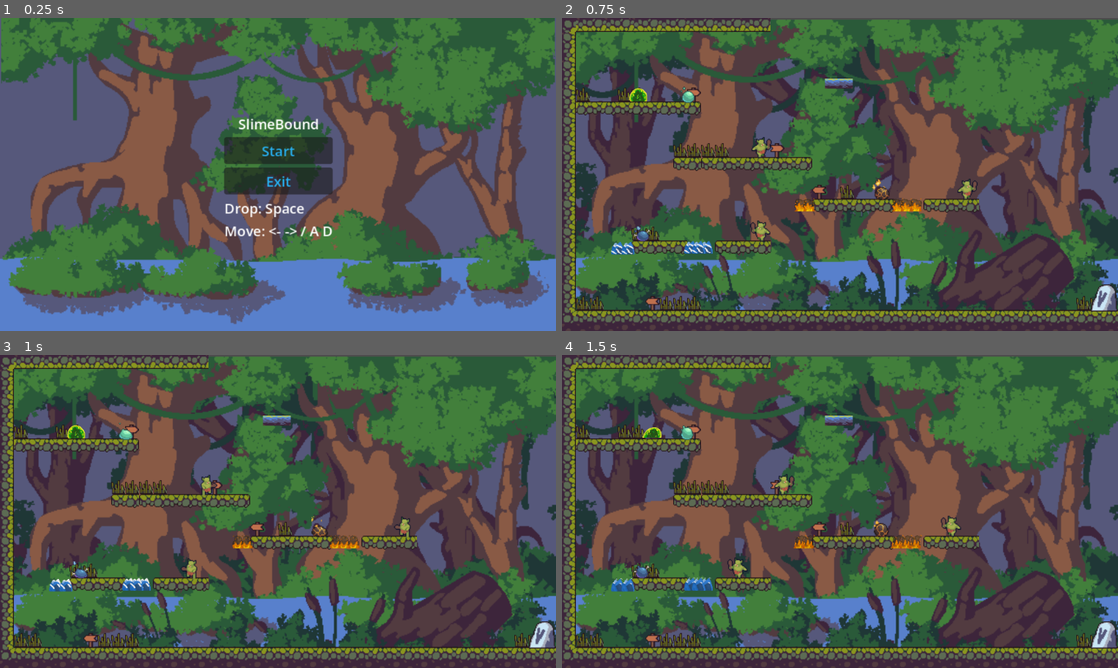
Above: before the commit, frames 1-4 (two rows, left to right).
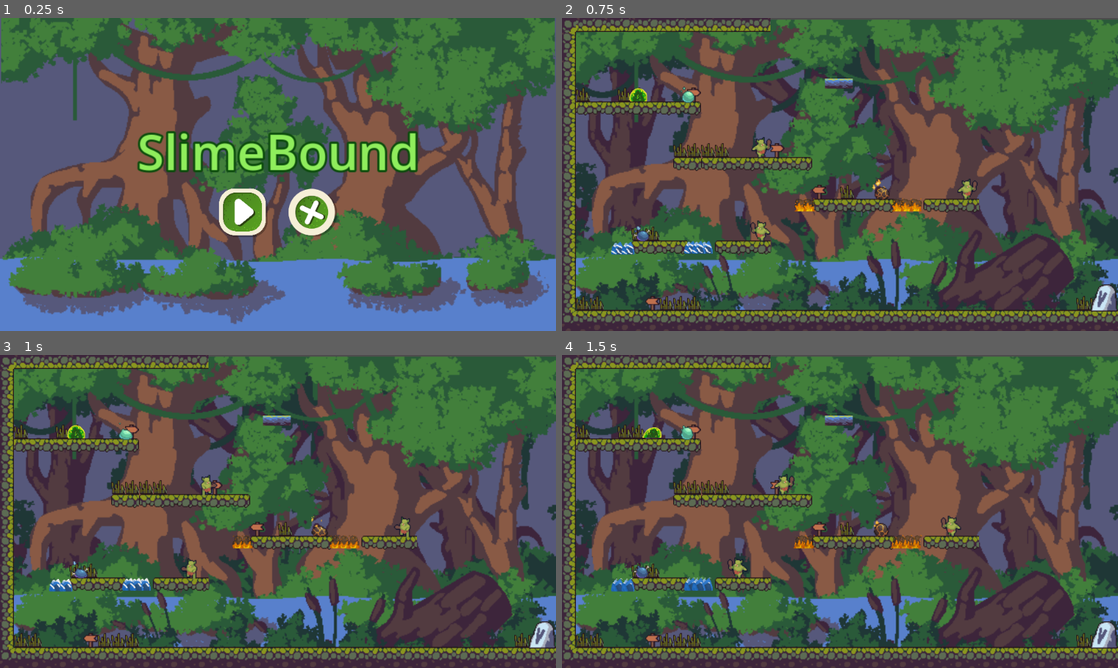
Above: after the commit, the same moments.

Repository: twilight-tech663/TDDD23_game_design
Game: Godot game, scene res://scenes/main.tscn
Two runs of this game, one before a commit and one after it. Both use one fixed random seed, a clock stepped at 60 frames per second and the inputs below.
Inputs (mouse positions are in pixels of both pictures, inside the frame that each line leads up to; where the layout moved, square brackets give the same spot in the first picture):
- Up to frame 1 (0.25 s): no input
- Up to frame 2 (0.75 s): click (806, 212) [840, 149] at 0.5 s
- Up to frame 3 (1 s): no input
- Up to frame 4 (1.5 s): hold D (move_right) from 1.28 s (still down); tap Space (drop) at 1.35 s

The runs differ from the first frame. In frame 1, 8.5% of the frame differs, in the area x 24-76%, y 32-70%; in frame 2, nothing differs; in frame 3, nothing differs; in frame 4, nothing differs.

Commit message:
interface change commit

Diff:
--- a/scenes/map/game_interface/game_interface.gd
+++ b/scenes/map/game_interface/game_interface.gd
@@ -7,7 +7,7 @@
 	show()
 
 func death():
-	$CenterContainer/VBoxContainer/Label.text = "Try Again"
+	$CenterContainer/VBoxContainer/Label.text = "Try Again!"
 	show()
 
 func _on_start_pressed():
--- a/scenes/map/game_interface/game_interface.tscn
+++ b/scenes/map/game_interface/game_interface.tscn
@@ -4,8 +4,14 @@
 [ext_resource type="Script" uid="uid://huals03icxmr" path="res://scenes/map/game_interface/game_interface.gd" id="2_cs1ld"]
 [ext_resource type="Texture2D" uid="uid://bgmw7k05cp5pv" path="res://asset/green_tree_background/2 Background/Layers/1.png" id="2_pe2v2"]
 [ext_resource type="Texture2D" uid="uid://pa1l2fmajttx" path="res://asset/green_tree_background/2 Background/Layers/3.png" id="3_cs1ld"]
+[ext_resource type="Texture2D" uid="uid://cwft0ylod33u6" path="res://asset/jungle-game-ui/PNG/menu/play.png" id="4_play"]
+[ext_resource type="Texture2D" uid="uid://1vvxkbv76123" path="res://asset/jungle-game-ui/PNG/settings/close_2.png" id="5_close"]
 
 [sub_resource type="LabelSettings" id="LabelSettings_cjnhx"]
+font_size = 56
+font_color = Color(0.56, 0.93, 0.36, 1)
+outline_size = 10
+outline_color = Color(0.05, 0.3, 0.05, 1)
 
 [node name="Game_Interface" type="TextureRect" unique_id=1583754813]
 anchors_preset = 15
@@ -32,27 +38,32 @@
 
 [node name="Label" type="Label" parent="CenterContainer/VBoxContainer" unique_id=704504543]
 layout_mode = 2
-theme_override_font_sizes/font_size = 64
+size_flags_horizontal = 4
+theme_override_font_sizes/font_size = 24
 text = "SlimeBound"
 label_settings = SubResource("LabelSettings_cjnhx")
 horizontal_alignment = 1
 vertical_alignment = 1
 
-[node name="start" type="Button" parent="CenterContainer/VBoxContainer" unique_id=318195845]
+[node name="Buttons" type="HBoxContainer" parent="CenterContainer/VBoxContainer" unique_id=2001000001]
 layout_mode = 2
-theme_override_colors/font_color = Color(0.15294118, 0.69411767, 0.9490196, 1)
-text = "Start"
-expand_icon = true
+size_flags_horizontal = 4
+theme_override_constants/separation = 24
+alignment = 1
 
-[node name="exit" type="Button" parent="CenterContainer/VBoxContainer" unique_id=1706124155]
+[node name="start" type="TextureButton" parent="CenterContainer/VBoxContainer/Buttons" unique_id=318195845]
+custom_minimum_size = Vector2(56, 56)
 layout_mode = 2
-theme_override_colors/font_color = Color(0.15312374, 0.695907, 0.9499323, 1)
-text = "Exit"
+texture_normal = ExtResource("4_play")
+ignore_texture_size = true
+stretch_mode = 5
 
-[node name="Label2" type="Label" parent="CenterContainer/VBoxContainer" unique_id=520285555]
+[node name="exit" type="TextureButton" parent="CenterContainer/VBoxContainer/Buttons" unique_id=1706124155]
+custom_minimum_size = Vector2(56, 56)
 layout_mode = 2
-text = "Drop: Space
-Move: <- -> / A D"
+texture_normal = ExtResource("5_close")
+ignore_texture_size = true
+stretch_mode = 5
 
 [node name="Sprite2D" type="Sprite2D" parent="." unique_id=1693962757]
 z_index = -1
@@ -66,5 +77,5 @@
 scale = Vector2(1.1076388, 1.1203704)
 texture = ExtResource("3_cs1ld")
 
-[connection signal="pressed" from="CenterContainer/VBoxContainer/start" to="." method="_on_start_pressed"]
-[connection signal="pressed" from="CenterContainer/VBoxContainer/exit" to="." method="on_exit_pressed"]
+[connection signal="pressed" from="CenterContainer/VBoxContainer/Buttons/start" to="." method="_on_start_pressed"]
+[connection signal="pressed" from="CenterContainer/VBoxContainer/Buttons/exit" to="." method="on_exit_pressed"]
--- a/scenes/map/game_map/map.gd
+++ b/scenes/map/game_map/map.gd
@@ -3,10 +3,17 @@
 signal victory
 signal failed
 
+const LOSE_DISPLAY_TIME := 3.0
+const WIN_DISPLAY_TIME := 3.0
+
 func _on_door_victory() -> void:
+	$YouWinLayer.visible = true
+	await get_tree().create_timer(WIN_DISPLAY_TIME).timeout
 	emit_signal("victory")
 	queue_free()
 
 func _on_player_death() -> void:
+	$YouLoseLayer.visible = true
+	await get_tree().create_timer(LOSE_DISPLAY_TIME).timeout
 	emit_signal("failed")
 	queue_free()
--- a/scenes/map/game_map/map.tscn
+++ b/scenes/map/game_map/map.tscn
@@ -45,6 +45,8 @@
 [ext_resource type="PackedScene" uid="uid://b3ermmpc4sr6e" path="res://scenes/surfaces/ice_surface.tscn" id="43_ppdt7"]
 [ext_resource type="PackedScene" uid="uid://b8n3221p12pbm" path="res://scenes/interactables/door/door.tscn" id="44_okoy5"]
 [ext_resource type="PackedScene" uid="uid://pl51qmq4mai5" path="res://scenes/interactables/movable_platform/platform.tscn" id="45_platform"]
+[ext_resource type="Texture2D" uid="uid://k6a856lyeu17" path="res://asset/jungle-game-ui/PNG/you_lose/header.png" id="46_youlose"]
+[ext_resource type="Texture2D" uid="uid://cpypsbe2f1v46" path="res://asset/jungle-game-ui/PNG/you_win/header.png" id="47_youwin"]
 
 [sub_resource type="TileSetAtlasSource" id="TileSetAtlasSource_ed7xj"]
 texture = ExtResource("1_21ydc")
@@ -947,5 +949,43 @@
 [node name="WeightPlatform" parent="." unique_id=88536019 instance=ExtResource("45_platform")]
 position = Vector2(319, 75)
 
+[node name="YouLoseLayer" type="CanvasLayer" parent="." unique_id=1000000001]
+visible = false
+
+[node name="YouLoseImage" type="TextureRect" parent="YouLoseLayer" unique_id=1000000002]
+anchors_preset = 8
+anchor_left = 0.5
+anchor_top = 0.5
+anchor_right = 0.5
+anchor_bottom = 0.5
+offset_left = -200.0
+offset_top = -79.0
+offset_right = 200.0
+offset_bottom = 79.0
+grow_horizontal = 2
+grow_vertical = 2
+texture = ExtResource("46_youlose")
+expand_mode = 1
+stretch_mode = 5
+
+[node name="YouWinLayer" type="CanvasLayer" parent="." unique_id=784651699]
+visible = false
+
+[node name="YouWinImage" type="TextureRect" parent="YouWinLayer" unique_id=730864398]
+anchors_preset = 8
+anchor_left = 0.5
+anchor_top = 0.5
+anchor_right = 0.5
+anchor_bottom = 0.5
+offset_left = -200.0
+offset_top = -79.0
+offset_right = 200.0
+offset_bottom = 79.0
+grow_horizontal = 2
+grow_vertical = 2
+texture = ExtResource("47_youwin")
+expand_mode = 1
+stretch_mode = 5
+
 [connection signal="death" from="Player" to="." method="_on_player_death"]
 [connection signal="victory" from="Door" to="." method="_on_door_victory"]
--- a/scenes/player/state/dead_state.gd
+++ b/scenes/player/state/dead_state.gd
@@ -8,6 +8,5 @@
 	player.velocity = Vector2.ZERO
 	animated_sprite.play("dead")
 	await animated_sprite.animation_finished
-	await get_tree().create_timer(3.0).timeout
 	if is_instance_valid(player):
 		player.emit_signal("death")
